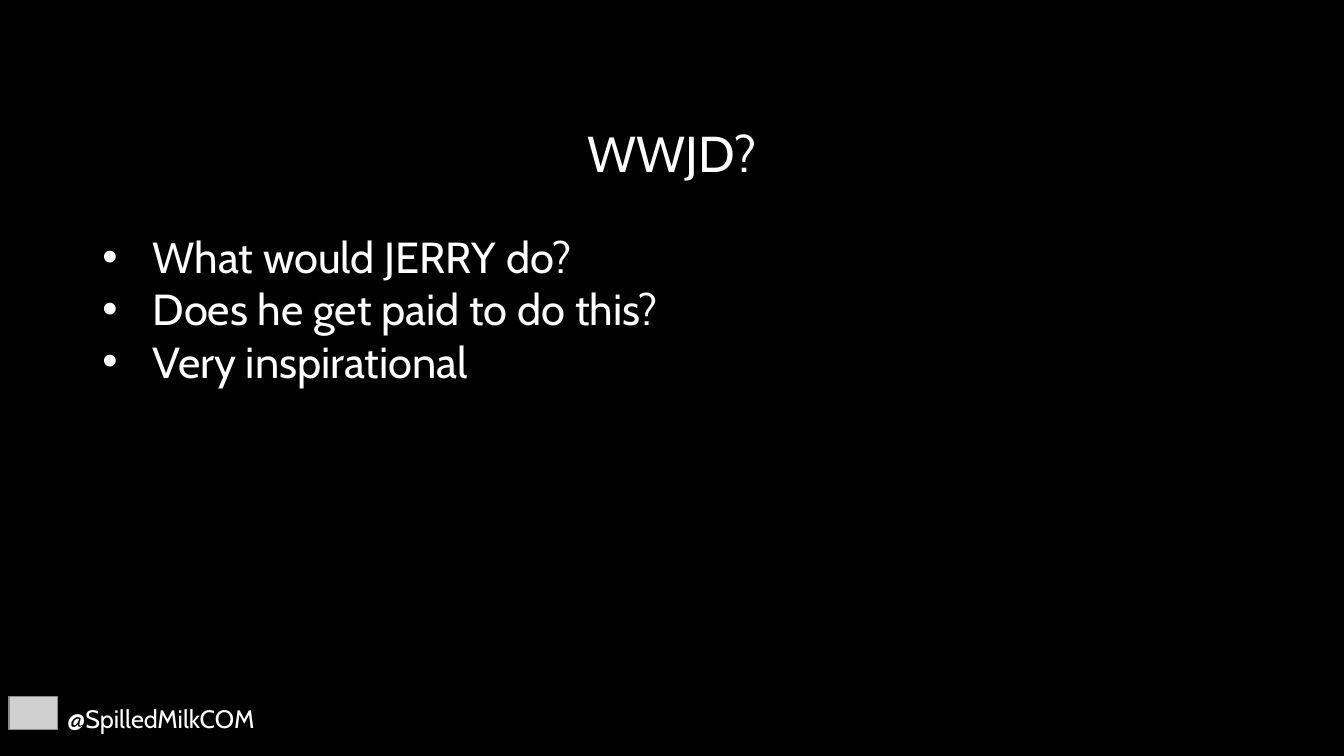
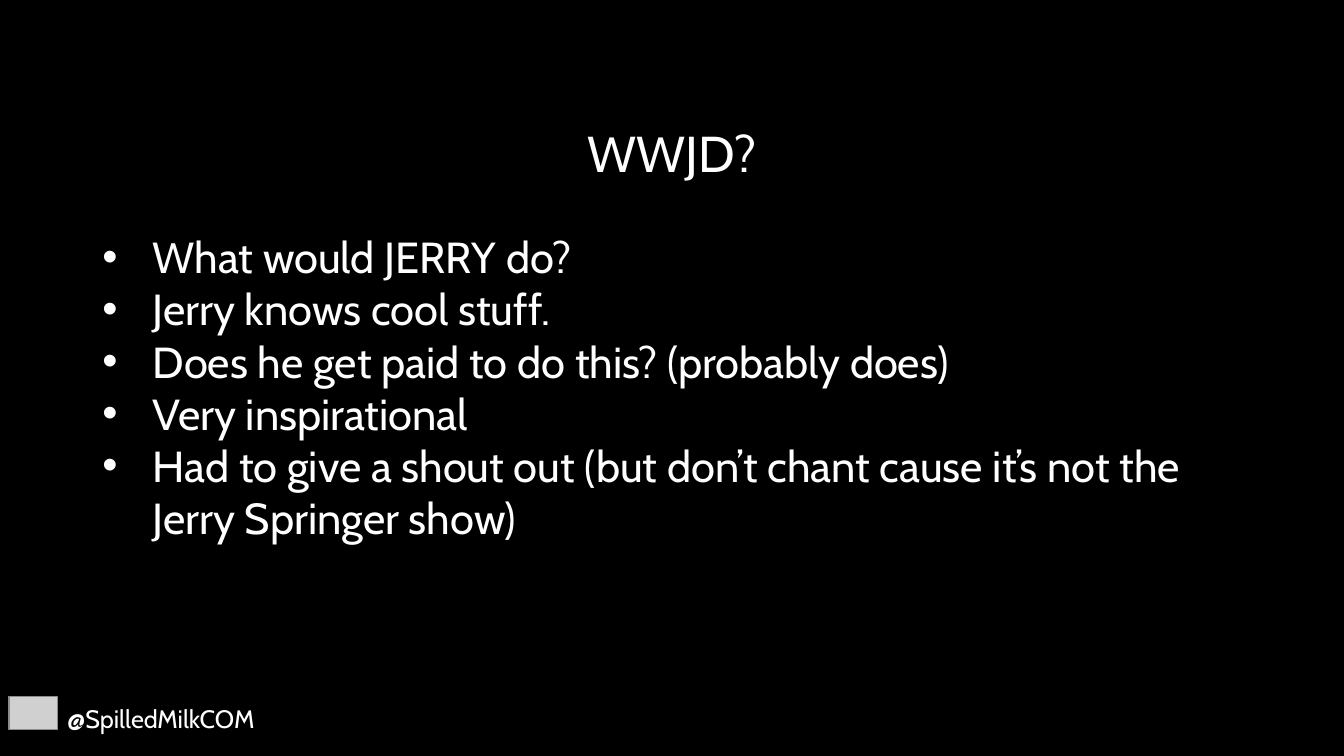
Before and after one commit to SpilledMilkCOM/DenDevDayUWP, a slide deck: slide 16 of Giving Back.pptx (slide 12 before the commit). Drawn at 1344x756 pixels with LibreOffice and Linux fonts; fonts in the diff are those of the drawing; grey boxes stand for pictures; background and template pictures are left out. Boxes give left, top, right and bottom in pixels: in the first picture for what was removed or moved away, otherwise in the second. Text is boxed around its words. In the diff, an @@ line names an element or a change of style, - is before the commit and + after.

```diff
--- a/Giving Back.pptx
+++ b/Giving Back.pptx
@@ text at <box>153,292,948,388</box>: text changed @@
-• Does he get paid to do this?
+• Jerry knows cool stuff.
+• Does he get paid to do this? (probably does)
@@ text at <box>153,449,1179,544</box>: paragraph added @@
+• Had to give a shout out (but don’t chant cause it’s not the Jerry Springer show)
```
Also in this commit, not shown: 5 other slides changed, 1 slide added, 1 other file.
